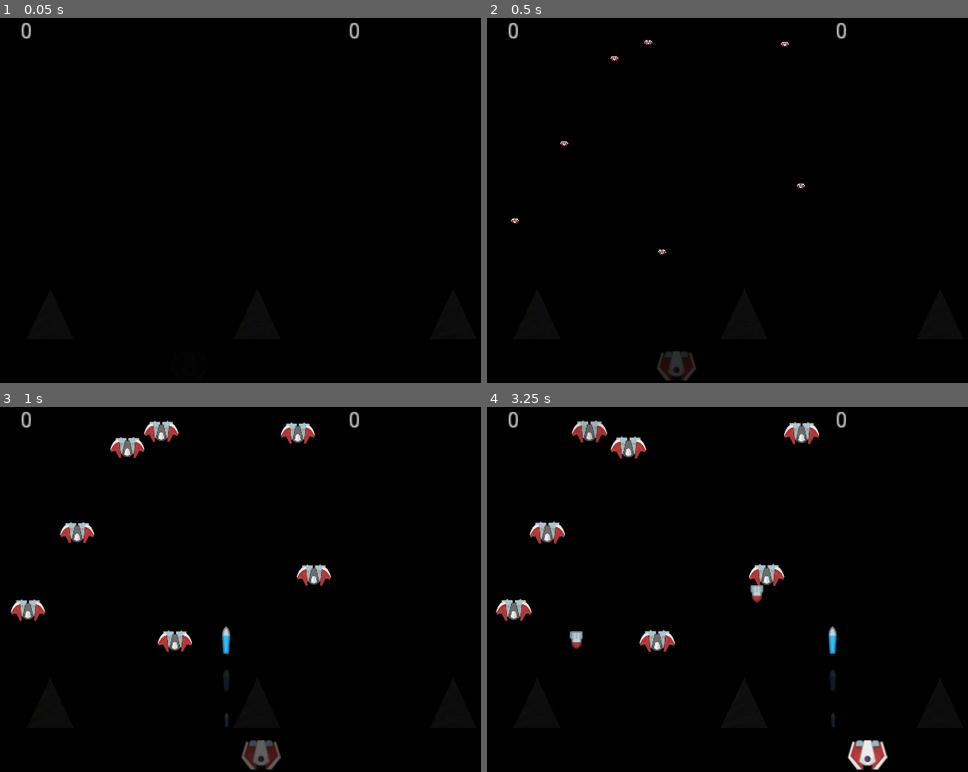
Above: before the commit, frames 1-4 (two rows, left to right).
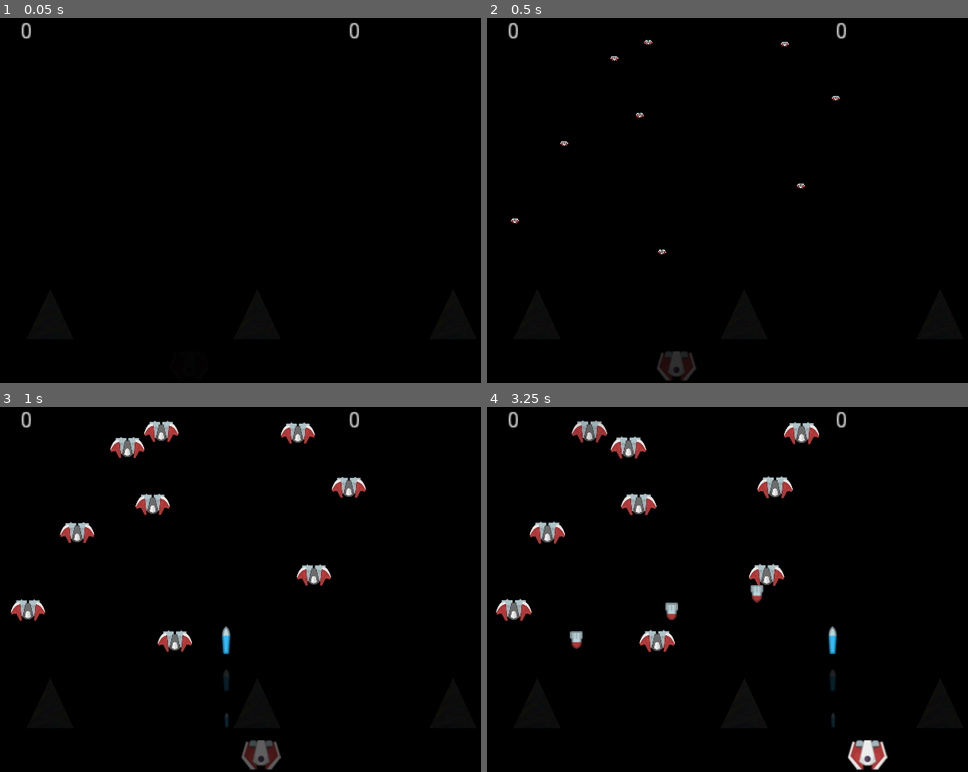
Above: after the commit, the same moments.

Repository: danboid/VGAces
Game: Godot game, scene res://Main.tscn
Two runs of this game, one before a commit and one after it. Both use one fixed random seed, a clock stepped at 60 frames per second and the inputs below.
Inputs:
- Up to frame 1 (0.05 s): no input
- Up to frame 2 (0.5 s): no input
- Up to frame 3 (1 s): hold Right (ui_right) from 0.53 s (still down); tap Space (ui_select) at 0.77 s
- Up to frame 4 (3.25 s): release Right (ui_right) at 1.28 s; hold Left (ui_left) 1.28-2.03 s; tap Space (ui_select) at 1.52, 3.02 s; hold Right (ui_right) from 2.03 s (still down)

Frame 1 is identical in both runs. In frame 2, less than 0.1% of the frame differs, in the area x 30-74%, y 21-28%; in frame 3, 0.6%; in frame 4, 0.8%, in the area x 27-64%, y 18-59%.

Commit message:
Randomise spawning of new velons

Diff:
--- a/Main.gd
+++ b/Main.gd
@@ -63,7 +63,7 @@
 		missid = missid + 1
 
 	if veloncount < 4:
-		veloncount += 7
+		veloncount = rand_range(4, 11)
 		spawn_velons(veloncount)
 
 	if widehorns == 0:
